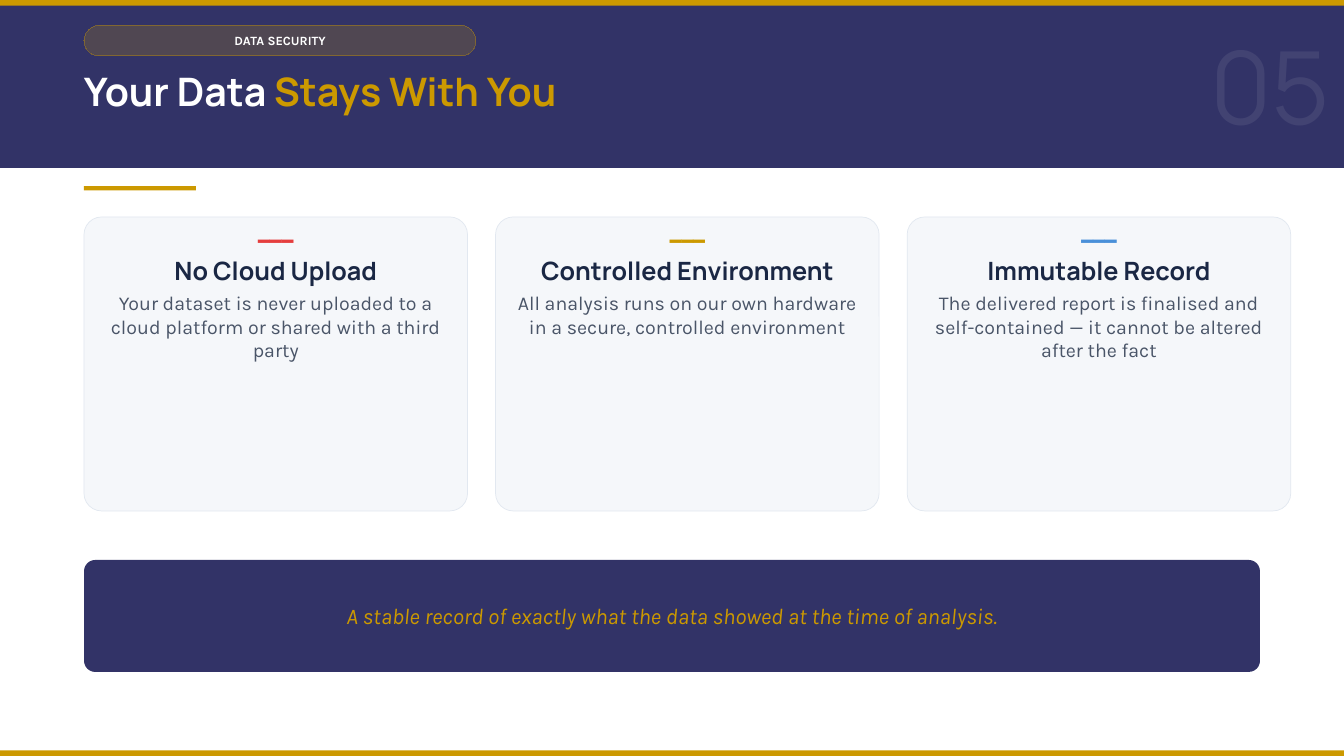
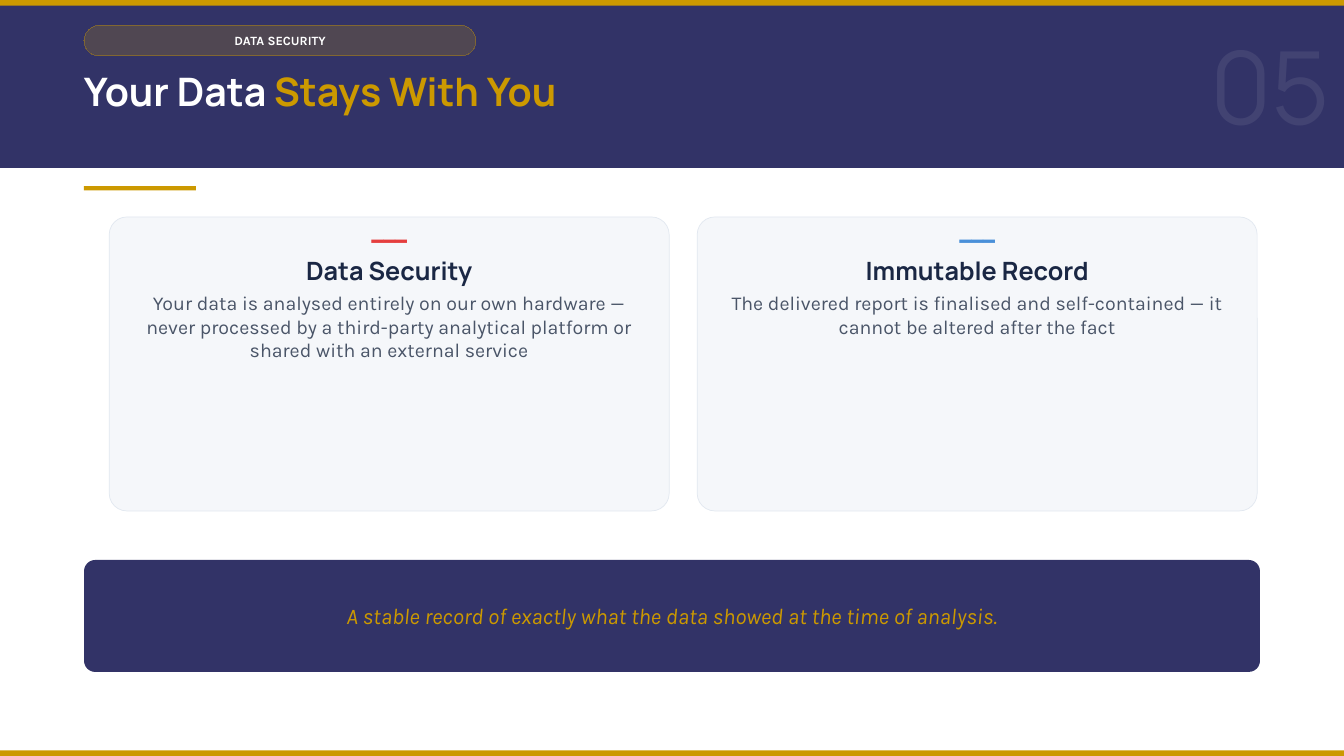
Before and after one commit to DuncanRBrett/Turas, a slide deck: slide 6 of docs/marketing/Introducing Turas v4.pptx. Drawn at 1344x756 pixels with LibreOffice and Linux fonts; fonts in the diff are those of the drawing. Boxes give left, top, right and bottom in pixels: in the first picture for what was removed or moved away, otherwise in the second. Text is boxed around its words. In the diff, an @@ line names an element or a change of style, - is before the commit and + after.

```diff
--- a/docs/marketing/Introducing Turas v4.pptx
+++ b/docs/marketing/Introducing Turas v4.pptx
@@ rounded rectangle: place and size @@
-rounded rectangle at bbox=[84, 217, 468, 511]
+rounded rectangle at bbox=[109, 217, 669, 511]
@@ text "━━━": place and size @@
-text "━━━" at bbox=[111, 261, 440, 362]
+text "━━━" at bbox=[146, 261, 631, 357]
@@ rounded rectangle removed at bbox=[496, 217, 880, 511] @@
@@ rounded rectangle: place and size @@
-rounded rectangle at bbox=[907, 217, 1292, 511]
+rounded rectangle at bbox=[698, 217, 1258, 511]
@@ text "━━━" rewrapped from bbox=[935, 261, 1262, 357] to bbox=[732, 261, 1222, 334] @@
@@ text at bbox=[146, 261, 631, 357]: text changed @@
-No Cloud Upload
-Your dataset is never uploaded to a cloud platform or shared with a third party
+Data Security
+Your data is analysed entirely on our own hardware — never processed by a third-party analytical platform or shared with an external service
@@ text removed at bbox=[518, 261, 856, 336] @@
-━━━
-Controlled Environment
-All analysis runs on our own hardware in a secure, controlled environment
```
Also in this commit, not shown: 5 other slides changed, 1 slide added, 1 slide removed, 5 other files.
